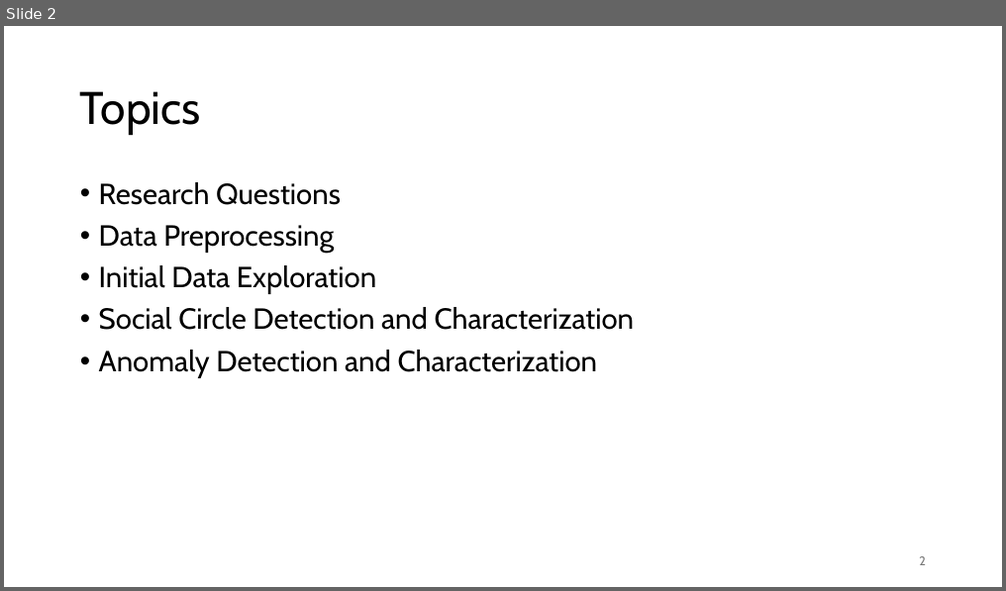
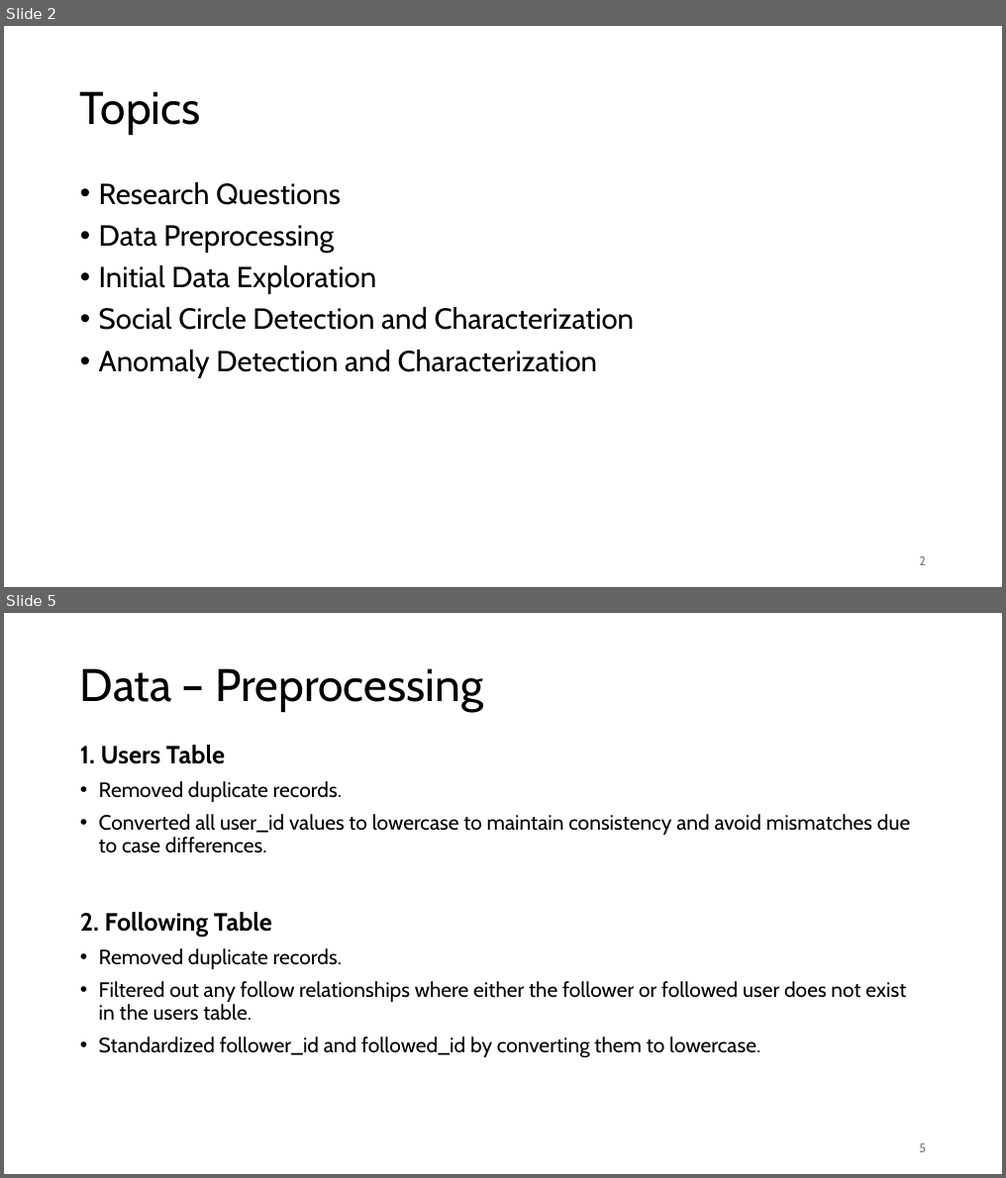
Before and after one commit to jonas-blum/data-mining-1, a slide deck: project/project-presentation-group51.pptx. Shown one above the other, each under a label of ours: slide 2 before the commit, slides 2 and 5 after it; the slides between them are not shown. The pictures are 1006x591 and 1006x1178 pixels, drawn with LibreOffice and Linux fonts; fonts in the diff are those of the drawing. Boxes give left, top, right and bottom in pixels: in the first picture for what was removed or moved away, otherwise in the second. Text is boxed around its words. In the diff, an @@ line names an element or a change of style, - is before the commit and + after.

```diff
--- a/project/project-presentation-group51.pptx
+++ b/project/project-presentation-group51.pptx
@@ slide 5 added at box(4, 613, 1002, 1174), background #FFFFFF @@
@@ title added at box(80, 668, 484, 712), 44 pt, text #000000 @@
+Data – Preprocessing
@@ text added at box(80, 745, 910, 1059), 20 pt, text #000000 @@
+1. Users Table
+• Removed duplicate records.
+• Converted all user_id values to lowercase to maintain consistency and avoid mismatches due to case differences.
+2. Following Table
+• Removed duplicate records.
+• Filtered out any follow relationships where either the follower or followed user does not exist in the users table.
+• Standardized follower_id and followed_id by converting them to lowercase.
@@ page number added at box(919, 1144, 926, 1153), 12 pt, text #797979 @@
+5
```
Also in this commit, not shown: 3 slides changed, 14 other slides added, 7 slides removed.
